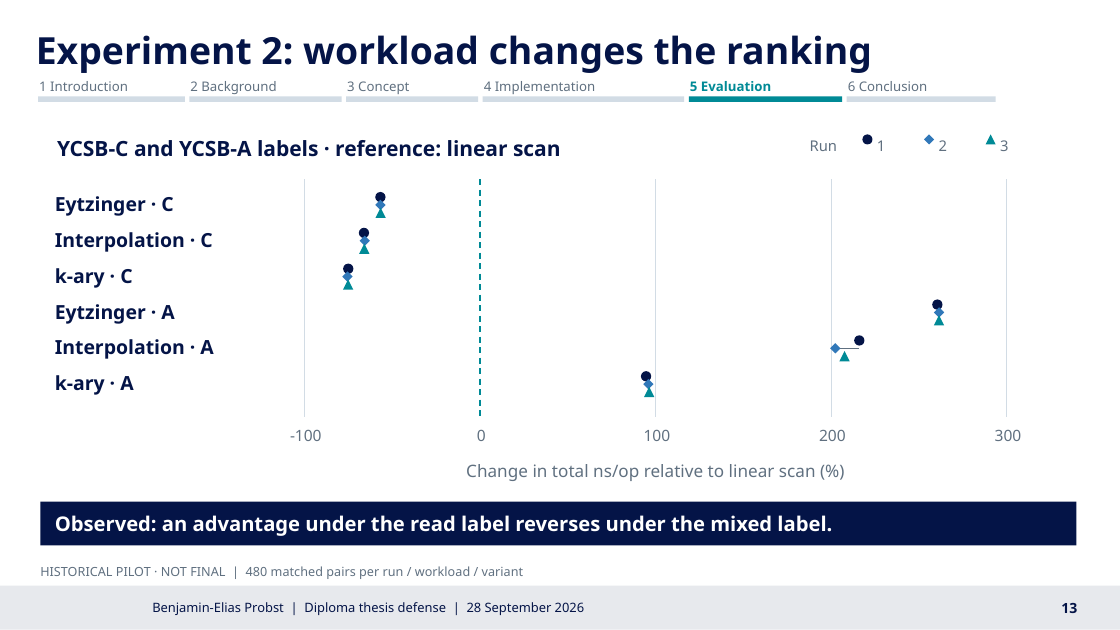
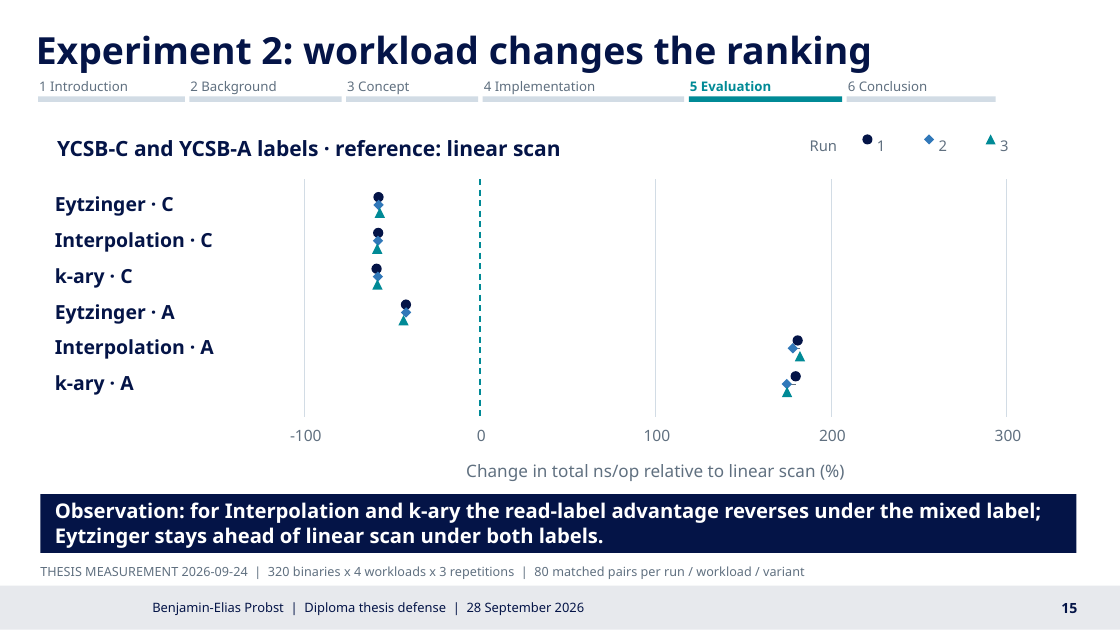
Before and after one commit to BenniProbst/probst-Diplomarbeit-cache-engine, a slide deck: slide 15 of docs/presentation/20260919 Cache_Engine_Defense_EN-cache-awareness_Composition.pptx (slide 13 before the commit). Drawn at 1120x630 pixels with LibreOffice and Linux fonts; fonts in the diff are those of the drawing; background and template pictures are left out. Boxes give left, top, right and bottom in pixels: in the first picture for what was removed or moved away, otherwise in the second. Text is boxed around its words. In the diff, an @@ line names an element or a change of style, - is before the commit and + after.

```diff
--- a/docs/presentation/20260919 Cache_Engine_Defense_EN-cache-awareness_Composition.pptx
+++ b/docs/presentation/20260919 Cache_Engine_Defense_EN-cache-awareness_Composition.pptx
@@ 1 line, 1 diamond, 1 ellipse: place and size @@
-1 line, 1 diamond, 1 ellipse at [358, 227, 370, 245]
+1 line, 1 diamond, 1 ellipse at [373, 227, 383, 245]
@@ triangle: place and size @@
-triangle at [360, 243, 370, 253]
+triangle at [372, 243, 382, 253]
@@ 1 ellipse, 1 triangle, 1 line, 1 diamond: place and size @@
-1 ellipse, 1 triangle, 1 line, 1 diamond at [343, 263, 353, 289]
+1 ellipse, 1 triangle, 1 line, 1 diamond at [372, 263, 383, 289]
@@ ellipse: place and size @@
-ellipse at [932, 299, 942, 309]
+ellipse at [401, 299, 411, 309]
@@ 1 diamond, 1 triangle, 1 line: place and size @@
-1 diamond, 1 triangle, 1 line at [934, 307, 944, 325]
+1 diamond, 1 triangle, 1 line at [399, 307, 411, 325]
@@ diamond: place and size @@
-diamond at [830, 343, 840, 353]
+diamond at [787, 343, 797, 353]
@@ ellipse: place and size @@
-ellipse at [855, 335, 865, 345]
+ellipse at [793, 335, 803, 345]
@@ line moved from (836, 348) - (859, 348) to (793, 348) - (800, 348) @@
@@ triangle: place and size @@
-triangle at [839, 351, 849, 361]
+triangle at [795, 351, 805, 361]
@@ triangle: place and size @@
-triangle at [644, 386, 654, 396]
+triangle at [782, 386, 792, 396]
@@ diamond: place and size @@
-diamond at [643, 379, 653, 389]
+diamond at [782, 379, 792, 389]
@@ line moved from (646, 384) - (650, 384) to (787, 384) - (795, 384) @@
@@ ellipse: place and size @@
-ellipse at [641, 371, 651, 381]
+ellipse at [791, 371, 801, 381]
@@ rectangle: place and size @@
-rectangle at [40, 502, 1076, 545]
+rectangle at [40, 494, 1076, 552]
@@ text at [55, 502, 1041, 548]: text changed @@
-Observed: an advantage under the read label reverses under the mixed label.
+Observation: for Interpolation and k-ary the read-label advantage reverses under the mixed label; Eytzinger stays ahead of linear scan under both labels.
@@ text at [40, 566, 805, 579]: text changed @@
-HISTORICAL PILOT · NOT FINAL | 480 matched pairs per run / workload / variant
+THESIS MEASUREMENT 2026-09-24 | 320 binaries x 4 workloads x 3 repetitions | 80 matched pairs per run / workload / variant
@@ text at [1061, 603, 1077, 613]: text changed @@
-13
+15
```
Also in this commit, not shown: 15 other slides changed, 3 slides added, 3 other files.
